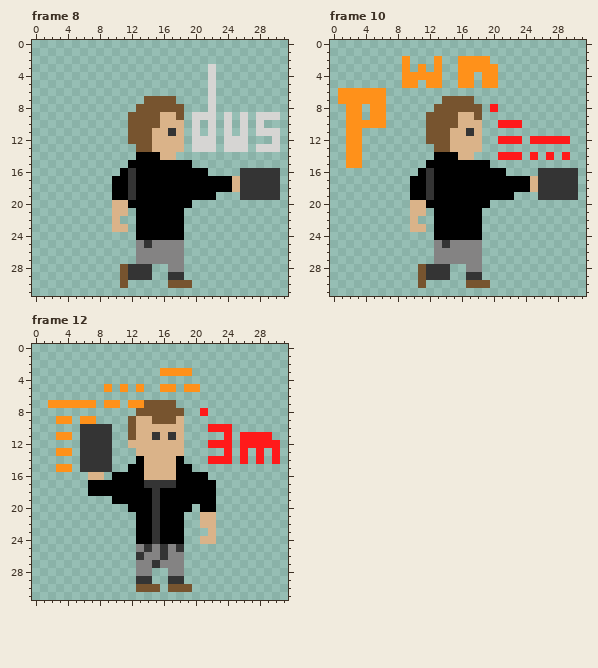
Edited in one commit: animated GIF sprite (src/test/resources/characters/jason/jason_pwnem_right.gif). The first picture shows the starting point.
The file is 256x256 pixels, drawn in blocks of 8x8; one block is one cell here. Shown: frame 8, frame 10, frame 12. The commit also changed other frames, which this record leaves out.
After the commit:
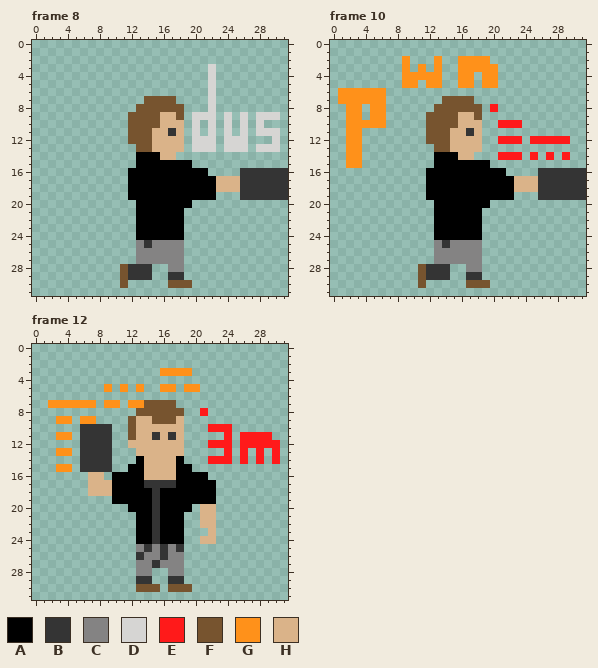
Palette (. is transparent): A #000000  B #343434  C #848383  D #d6d5d3  E #ff1a1a  F #77542f  G #ff911a  H #dab389
Edits made:
{"where": "frame 8"}
{"frame":8,"y":15,"x":12,"old":"A","new":"."}
{"frame":8,"y":16,"x":11,"old":"AB","new":".A"}
{"frame":8,"y":16,"x":31,"old":".","new":"B"}
{"frame":8,"y":17,"x":10,"old":"AAB","new":"..A"}
{"frame":8,"y":17,"x":23,"old":"AA","new":"HH"}
{"frame":8,"y":17,"x":31,"old":".","new":"B"}
{"frame":8,"y":18,"x":10,"old":"AAB","new":"..A"}
{"frame":8,"y":18,"x":23,"old":"AA","new":"HH"}
{"frame":8,"y":18,"x":31,"old":".","new":"B"}
{"frame":8,"y":19,"x":10,"old":"AAB","new":"..A"}
{"frame":8,"y":19,"x":31,"old":".","new":"B"}
{"frame":8,"y":20,"x":10,"old":"HHA","new":"..."}
{"frame":8,"y":21,"x":10,"old":"HH","new":".."}
{"frame":8,"y":22,"x":10,"old":"H","new":"."}
{"frame":8,"y":23,"x":10,"old":"HH","new":".."}
{"where": "frame 10"}
{"frame":10,"y":15,"x":12,"old":"A","new":"."}
{"frame":10,"y":16,"x":11,"old":"AB","new":".A"}
{"frame":10,"y":16,"x":31,"old":".","new":"B"}
{"frame":10,"y":17,"x":10,"old":"AAB","new":"..A"}
{"frame":10,"y":17,"x":23,"old":"AA","new":"HH"}
{"frame":10,"y":17,"x":31,"old":".","new":"B"}
{"frame":10,"y":18,"x":10,"old":"AAB","new":"..A"}
{"frame":10,"y":18,"x":23,"old":"AA","new":"HH"}
{"frame":10,"y":18,"x":31,"old":".","new":"B"}
{"frame":10,"y":19,"x":10,"old":"AAB","new":"..A"}
{"frame":10,"y":19,"x":31,"old":".","new":"B"}
{"frame":10,"y":20,"x":10,"old":"HHA","new":"..."}
{"frame":10,"y":21,"x":10,"old":"HH","new":".."}
{"frame":10,"y":22,"x":10,"old":"H","new":"."}
{"frame":10,"y":23,"x":10,"old":"HH","new":".."}
{"where": "frame 12"}
{"frame":12,"y":17,"x":7,"old":"AAA","new":"HHH"}
{"frame":12,"y":18,"x":7,"old":"AAA","new":"HHH"}
{"frame":12,"y":20,"x":21,"old":"AA","new":"HH"}
{"label":"changed","picture_box":[112,160,136,232]}
{"label":"added","picture_box":[280,168,288,200]}
{"label":"changed","picture_box":[216,176,232,192]}
{"label":"changed","picture_box":[410,160,434,232]}
{"label":"added","picture_box":[578,168,586,200]}
{"label":"changed","picture_box":[514,176,530,192]}
{"label":"changed","picture_box":[88,480,112,496]}
{"label":"changed","picture_box":[200,504,216,512]}
